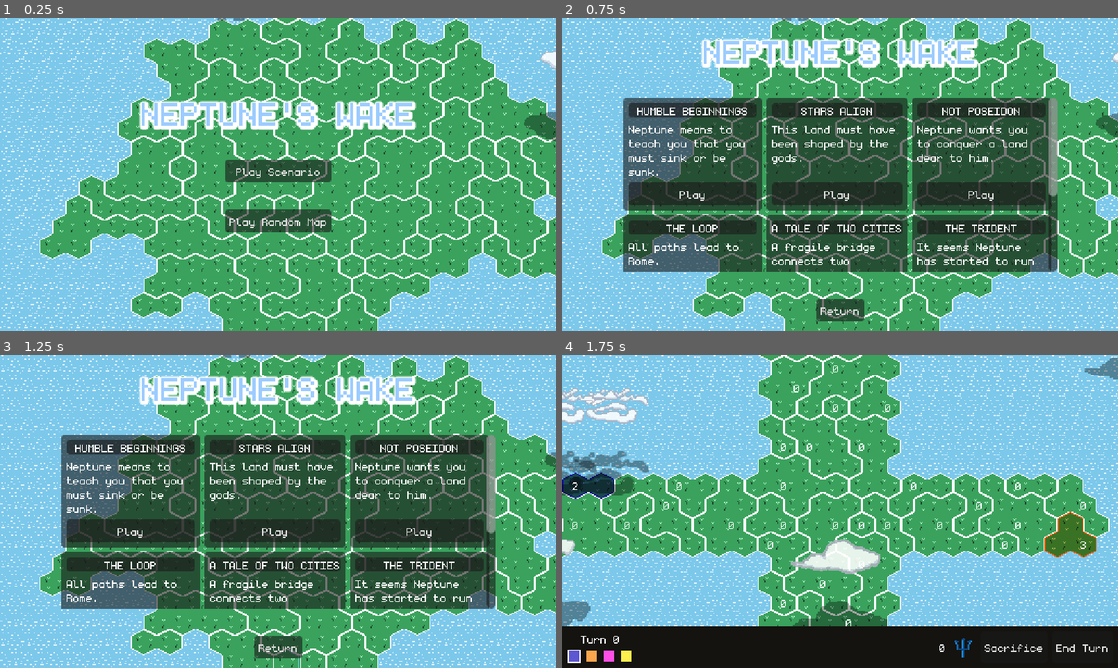
Above: before the commit, frames 1-4 (two rows, left to right).
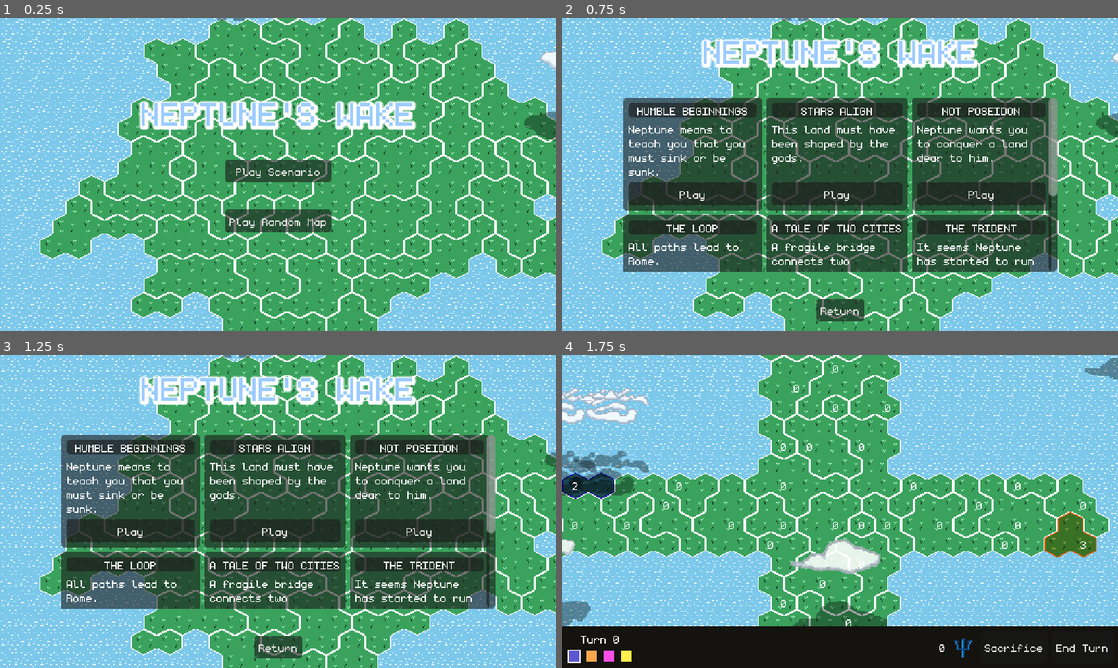
Above: after the commit, the same moments.

Repository: feored/LD54
Game: Godot game, scene res://scenes/main_menu.tscn
Same seed, same stepped clock (60 frames per second), same inputs: the game is played once before the commit and once after it.
Inputs:
- Up to frame 1 (0.25 s): no input
- Up to frame 2 (0.75 s): click "Play Scenario" at 0.5 s
- Up to frame 3 (1.25 s): no input
- Up to frame 4 (1.75 s): click "Play" at 1.25 s

Frames 1-2 are identical in both runs. In frame 3, less than 0.1% of the frame differs, in the area x 23-55%, y 25-100%; in frame 4, nothing differs.

Commit message:
prevent map crash

Diff:
--- a/scenes/menu_world.gd
+++ b/scenes/menu_world.gd
@@ -161,7 +161,7 @@
 
 func generate_disaster():
 	# only sinking tiles for now
-	var deleted_cell = Utils.pick_tile_to_sink(self.tiles.values())
+	var deleted_cell = Utils.pick_tile_to_sink(self.tiles.values(), self)
 	var deleted_cell_region = deleted_cell.region
 	await delete_cell(deleted_cell.coords)
 	recalculate_region(deleted_cell_region)
--- a/utils.gd
+++ b/utils.gd
@@ -44,11 +44,10 @@
 	var keys = tiles_dict.keys()
 	return tiles_dict[keys[randi() % keys.size()]]
 
-func pick_tile_to_sink(tiles: Array):
+func pick_tile_to_sink(tiles: Array, world):
 	if tiles.size() == 1:
 		return tiles[0]
-	tiles.sort_custom(func(a,b): return distance_from_center(a) - \
-		distance_from_center(b) < 0)
+	tiles.sort_custom(func(a,b): return neighbors_water(a, world) < neighbors_water(b, world))
 	var n = tiles.size()
 	var total = n*(n-1)/2
 	var random = [randi() % total, randi() % total].max()
@@ -62,3 +61,6 @@
 func distance_from_center(tile):
 	return abs(tile.coords.x - Constants.WORLD_CENTER.x) + \
 		abs(tile.coords.y - Constants.WORLD_CENTER.y)
+
+func neighbors_water(tile, world):
+	return world.get_surrounding_cells(tile.coords).filter(func(a): return not world.tiles.has(a)).size()
--- a/world/gen.gd
+++ b/world/gen.gd
@@ -238,7 +238,7 @@
 	var disasters_dealt = 0
 	while disasters_dealt < total_disasters and self.tiles.size() > 1:
 		var num_to_sink = min(total_disasters - disasters_dealt, total_disasters / 5)
-		var cur_cell = Utils.pick_tile_to_sink(self.tiles.values()).coords
+		var cur_cell = Utils.pick_tile_to_sink(self.tiles.values(), self).coords
 		var tiles_to_delete = [cur_cell]
 		disasters_dealt += 1
 		for i in range(1, num_to_sink):
